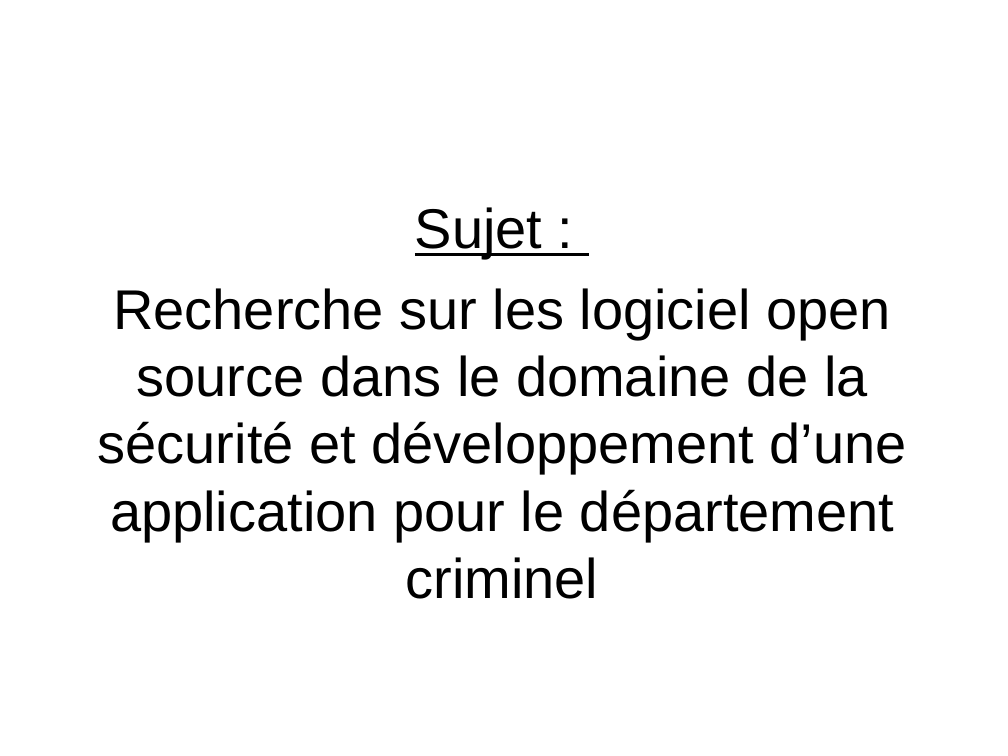
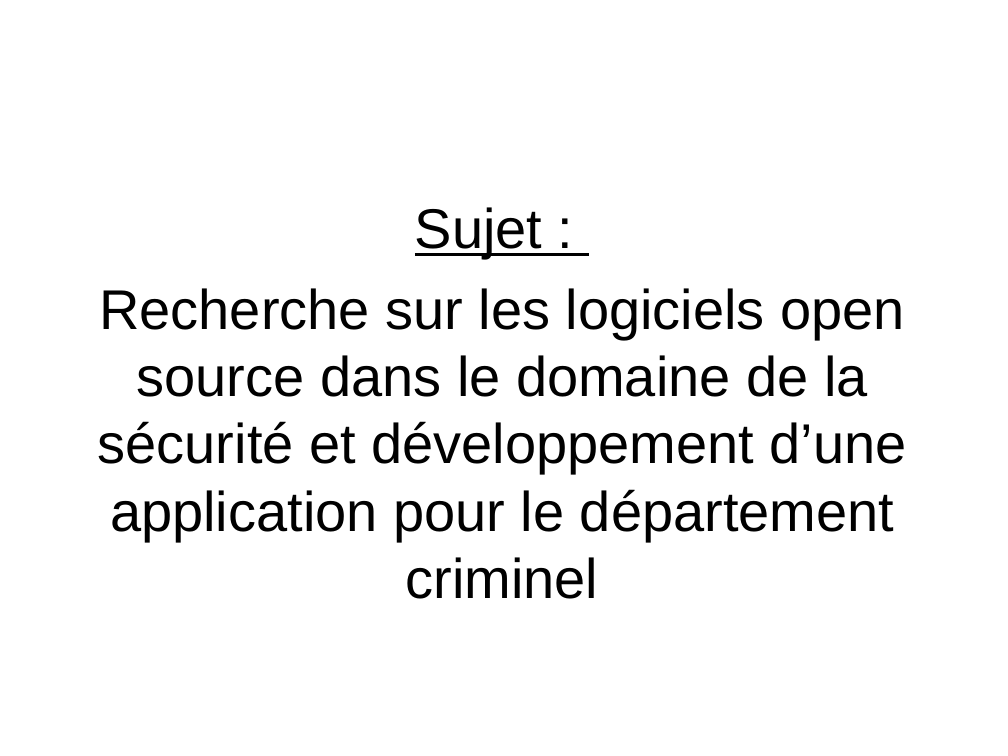
Before and after one commit to HabibAroua/Criminel_dep, a slide deck: slide 2 of documentation/presentation/P1/2734.ppt. Drawn at 1008x756 pixels with LibreOffice and Linux fonts; fonts in the diff are those of the drawing; background and template pictures are left out. Boxes give left, top, right and bottom in pixels: in the first picture for what was removed or moved away, otherwise in the second. Text is boxed around its words. In the diff, an @@ line names an element or a change of style, - is before the commit and + after.

```diff
--- a/documentation/presentation/P1/2734.ppt
+++ b/documentation/presentation/P1/2734.ppt
@@ text at <box>98,288,907,599</box>: text changed @@
-Recherche sur les logiciel open source dans le domaine de la sécurité et développement d’une application pour le département criminel
+Recherche sur les logiciels open source dans le domaine de la sécurité et développement d’une application pour le département criminel
```
